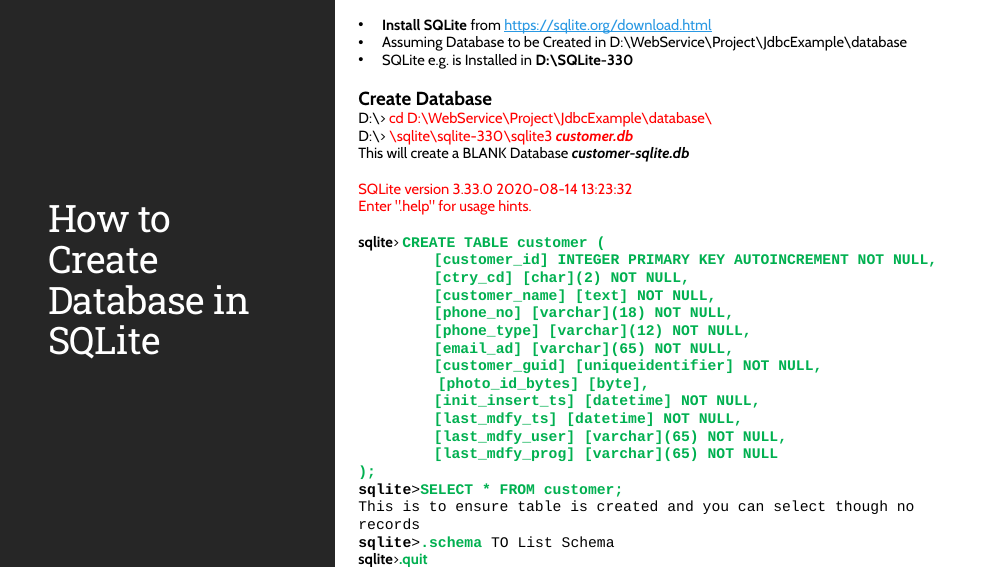
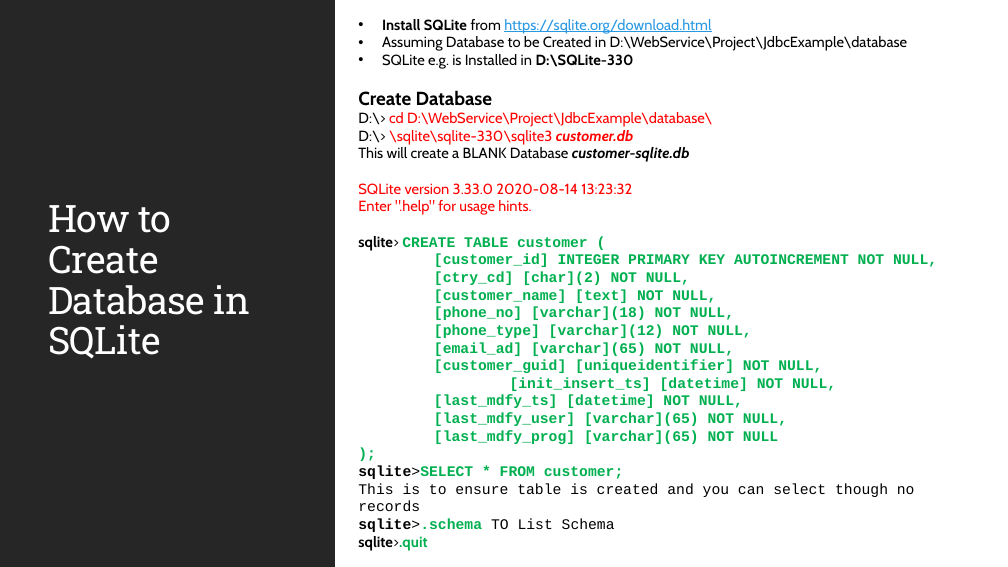
Before and after one commit to JSS-DEVCORE/JdbcExample, a slide deck: slide 8 of docs/JDBC-Insights.pptx. Drawn at 1008x567 pixels with LibreOffice and Linux fonts; fonts in the diff are those of the drawing. Boxes give left, top, right and bottom in pixels: in the first picture for what was removed or moved away, otherwise in the second. Text is boxed around its words. In the diff, an @@ line names an element or a change of style, - is before the commit and + after.

```diff
--- a/docs/JDBC-Insights.pptx
+++ b/docs/JDBC-Insights.pptx
@@ text at bbox=[438, 377, 650, 391]: paragraph removed @@
-[photo_id_bytes] [byte],
```
Also in this commit, not shown: 2 other slides changed, 1 slide added, 7 other files.
